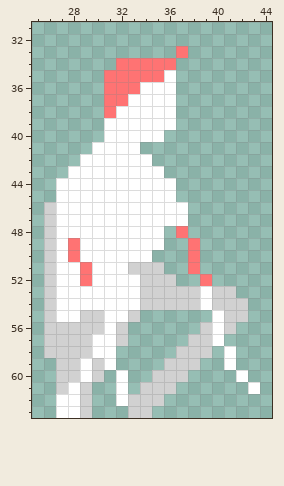
Two states of a pixel-art sprite, LD38.gmx/sprites/images/spr_main_ducking_1.png. Above is the file before it was changed.
The file is 64x64 pixels. Shown: x 25..44, y 31..63.
And afterwards:
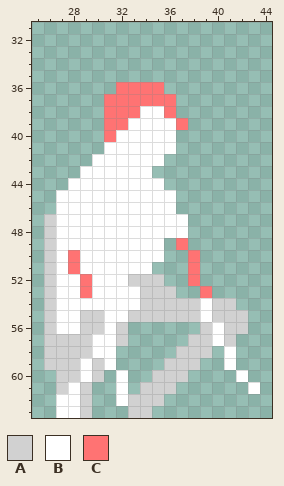
Palette (. is transparent): A #d1d1d1  B #ffffff  C #ff7373
The exact change:
The author put colour A in row 55 at x 34 to 38; in row 56 at x 42; in row 57 at x 41; in row 59 at x 26.
Colour B becomes colour A in row 52 at x 33; in row 55 at x 40.
The author put colour B in row 40 at x 36; in row 41 at x 34 to 36; in row 42 at x 35; in row 48 at x 36; in row 50 at x 35; in row 55 at x 39.
Colour A becomes colour B in row 51 at x 33 to 34; in row 56 at x 27 to 28.
Colour C becomes colour B in row 48 at x 37; in row 49 at x 28; in row 51 at x 29.
The author put colour C in row 39 at x 37; in row 49 at x 37; in row 52 at x 38.
Colour B becomes colour C in row 36 at x 34 to 35; in row 37 at x 33 to 36; in row 38 at x 32 to 33 and 36; in row 39 at x 31 to 32; in row 40 at x 31; in row 51 at x 28.
Colour B becomes colour C in row 53 at x 29 and 39.
The author cleared colour A in row 46 at x 26; in row 51 at x 35; in row 52 at x 36; in row 53 at x 37 to 38 and 40 to 41; in row 54 at x 42.
The author cleared colour B in rows 35 to 36 at x 36; in row 41 at x 30; in row 42 at x 29; in row 43 at x 28 and 35; in row 44 at x 27 and 36; in row 46 at x 37.
The author cleared colour C in row 33 at x 37; in row 34 at x 32 to 36; in row 35 at x 31 to 35; in row 36 at x 31; in row 49 at x 38; in row 52 at x 39.
Boxes around the changes in both pictures, in picture pixels (x1, y1, x2, y2):
changed: (44, 46, 248, 370)
